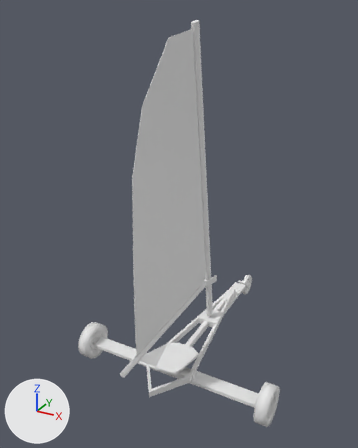
Renders of the COLLADA model resources/yachts/blue-piper/blue-piper-lod1.dae from each side of a commit.
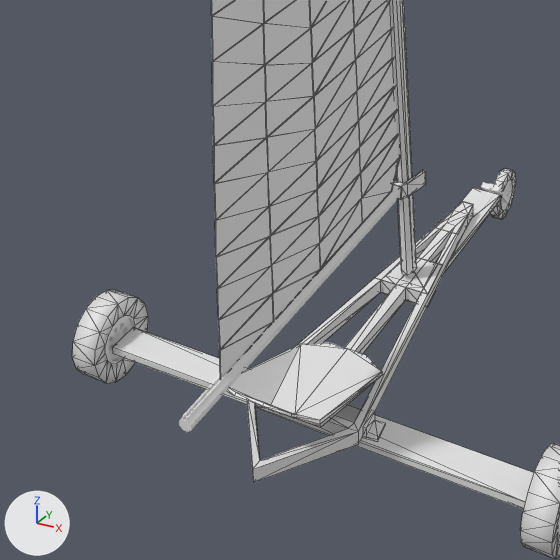
There are two pictures of each version: one whole from a 50 mm lens placed at (3.9, -6.84, 6.95), pointed at (-0.37, 0.92, 3.07), one close up on the part from 14% to 75% of the width and 47% to 96% of the height. Arrows for +X, +Y and +Z are at lower left; the lights stay in place. The close-ups show mesh edges as thin lines.

Script lines for the objects in view, before the commit:
```python
me_cylinder = bpy.data.meshes.new('Cylinder')
me_cylinder.from_pydata(...)  # 64 vertices, 128 faces; spans x -2.073..-1.842, y -0.38..0.356, z -0.01..0.727
me_cylinder.materials.append(mat_blue_piper)  # its picture is missing
me_plane = bpy.data.meshes.new('Plane')
me_plane.from_pydata(...)  # 26 vertices, 48 faces; spans x -0.425..0.425, y -0.745..0.552, z 0.506..0.958
me_plane.materials.append(mat_blue_piper)  # its picture is missing
me_plane_008 = bpy.data.meshes.new('Plane.008')
me_plane_008.from_pydata(...)  # 48 vertices, 112 faces; spans x -0.49..0.49, y -0.9..3.0, z 0.36..0.64
me_plane_008.materials.append(mat_blue_piper)  # its picture is missing
ob_band_002 = bpy.data.objects.new('Band.002', me_cylinder)
ob_band_002.location = (0.0, 0.0, 0.0)
ob_body = bpy.data.objects.new('Body', me_plane_008)
ob_body.location = (0.0, 0.0, 0.0)
ob_seat = bpy.data.objects.new('Seat', me_plane)
ob_seat.location = (0.0, 0.0, 0.0)
# also in view: 'Steunplaat-midboven' at (0.0, 1.74, 0.59); 'Giek' at (0.0, -0.12, 1.53); 'Achterloper' at (0.0, -0.01, 0.35); 'Mast' at (0.0, 1.23, 3.7); 'Band.001' at (1.96, -0.01, 0.36)
```
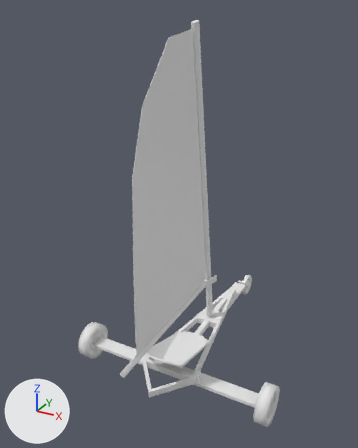
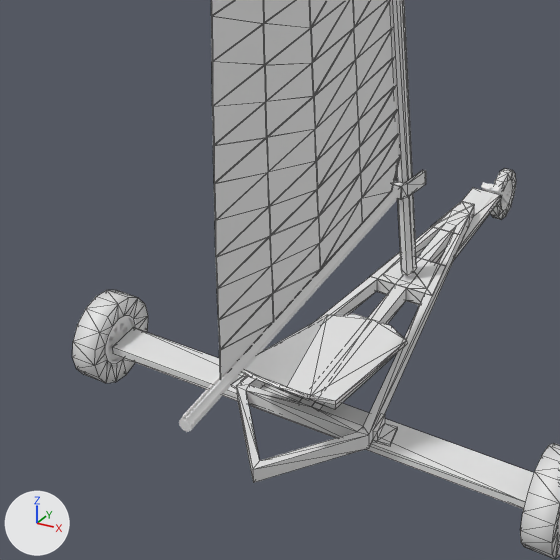
Where the change shows, as pixel boxes [x1, y1, x2, y2] in the close-ups (560 x 560 px; the box of a moved part takes in the faces that stretch with it):
```json
{"object": "Body", "change": "mesh rescaled", "before": [246, 206, 473, 483], "after": [236, 207, 474, 483]}
{"object": "Seat", "change": "reshaped", "before": [227, 343, 383, 428], "after": [243, 314, 407, 410], "on screen": "13% taller"}
{"part": 2, "of": "me_plane", "change": "moved or reshaped", "before": [227, 388, 320, 428], "after": [243, 370, 335, 410]}
{"part": 3, "of": "me_plane", "change": "moved or reshaped", "before": [230, 343, 383, 428], "after": [246, 314, 407, 409]}
```

The change, as JSON lines over the scene's bpy script:
```json
{"block": "me_plane_008", "where": "me_plane_008.from_pydata(...)  # 48 vertices, 112 faces; spans x -0.49..0.49, y -0.9..3.0, z 0.36..0.64"}
{"block": "me_plane_008", "where": "# used by ob_body; location = (0.0, 0.0, 0.0)"}
{"block": "me_plane_008", "change": "me_plane_008 part 1: the whole mesh is scaled about its middle by (1.18, 1, 1)"}
{"block": "me_plane", "where": "me_plane.from_pydata(...)  # 26 vertices, 48 faces; spans x -0.425..0.425, y -0.745..0.552, z 0.506..0.958"}
{"block": "me_plane", "where": "# used by ob_seat; location = (0.0, 0.0, 0.0)"}
{"block": "me_plane", "change": "me_plane part 2: all 16 vertices in x -0.425..0.425, y -0.745..-0.295, z 0.506..0.958 are moved by (0.0, 0.228, 0.0)"}
{"block": "me_plane", "change": "me_plane part 3: all 10 vertices in x -0.373..0.373, y 0.435..0.552, z 0.537..0.57 are moved by (0.0, 0.443, 0.0)"}
```
